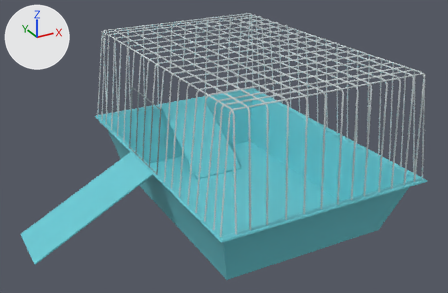
The FBX model BlockOut_D1/BlockOut/BlockOut/Assets/Models/hamsterCage.fbx: old version first, new version second.
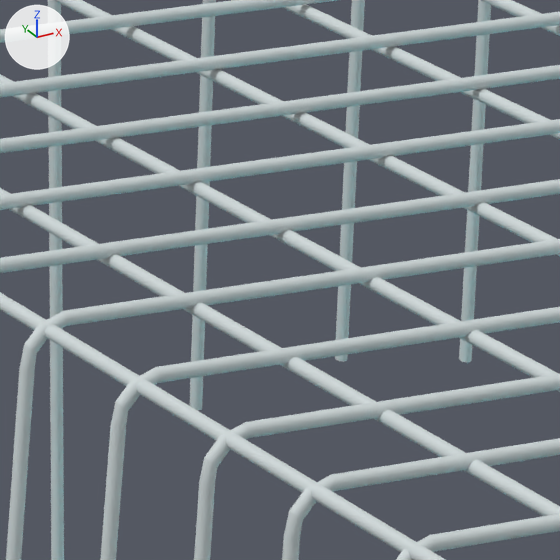
There are two pictures of each version: one whole from a 50 mm camera at (-0.0907, -0.1535, 0.0847) aimed at (-0.0094, -0.0056, 0.0107), one close up on the part from 34% to 45% of the width and 12% to 29% of the height. The axes (+X, +Y, +Z) are drawn at upper left. The lights are the same throughout. Where no turn or scale is listed for an object, it has been applied to the vertices.

The older version as bpy lines, for what is in view:
```python
me_mesh_002 = bpy.data.meshes.new('Mesh.002')
me_mesh_002.from_pydata(...)  # 6464 vertices, 7040 faces; spans x -0.0319..0.0319, y -0.0455..0.0457, z 0.0066..0.038
me_mesh_002.materials.append(mat_blinn2)  # picture img_silver_png
ob_pcylinder48 = bpy.data.objects.new('pCylinder48', me_mesh_002)
ob_pcylinder48.location = (0.0, 0.0, 0.0)
```
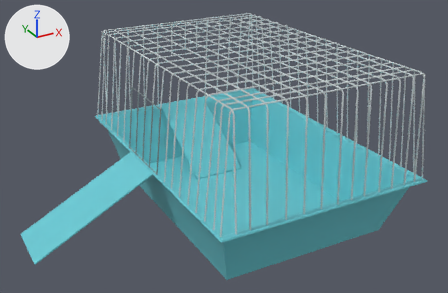
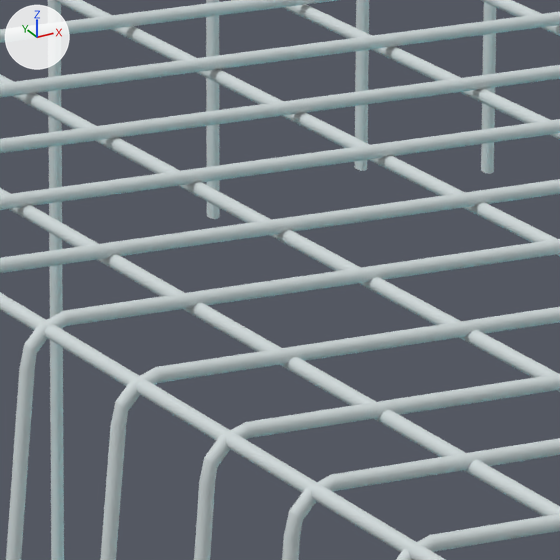
What differs and where, as boxes [x1, y1, x2, y2] in the close-ups (560 x 560 px; the box of a moved part takes in the faces that stretch with it):
```json
{"part": 1, "of": "me_mesh_002", "change": "moved or reshaped", "before": [190, 0, 491, 411], "after": [206, 0, 496, 219]}
```

The change, as JSON lines over the scene's bpy script:
```json
{"block": "me_mesh_002", "where": "me_mesh_002.from_pydata(...)  # 6464 vertices, 7040 faces; spans x -0.0319..0.0319, y -0.0455..0.0457, z 0.0066..0.038"}
{"block": "me_mesh_002", "where": "# used by ob_pcylinder48; location = (0.0, 0.0, 0.0)"}
{"block": "me_mesh_002", "change": "me_mesh_002 part 1: all 63 vertices in x -0.0035..0.0065, y 0.0451..0.0457, z 0.0194..0.0204 are moved by (0.0, -0.0019, 0.0068)"}
```
